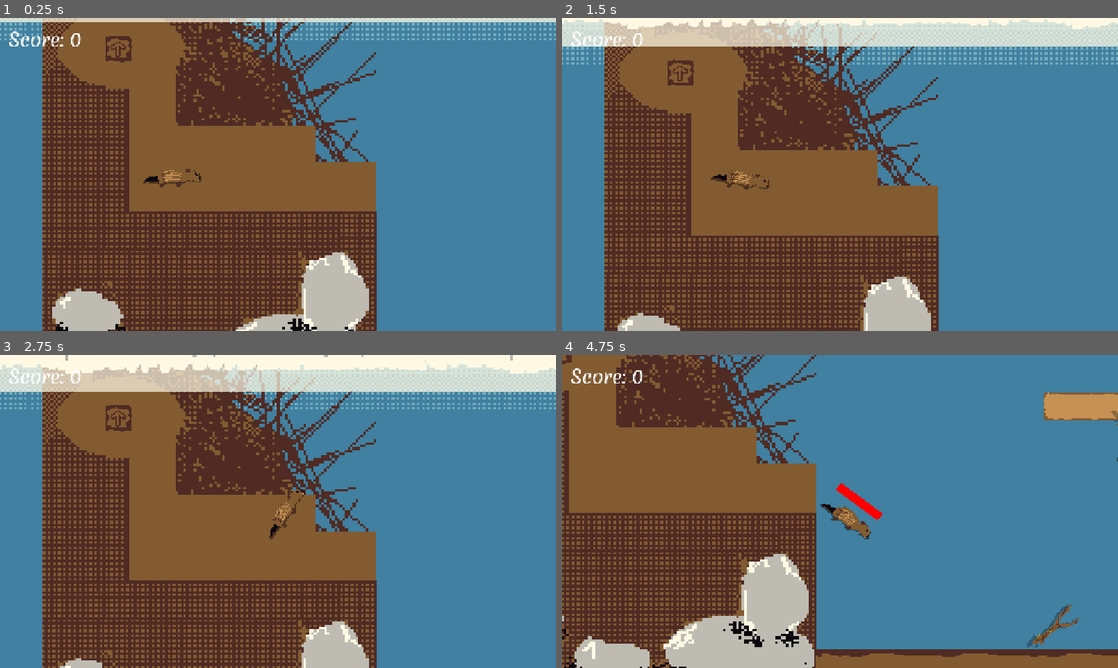
Above: before the commit, frames 1-4 (two rows, left to right).
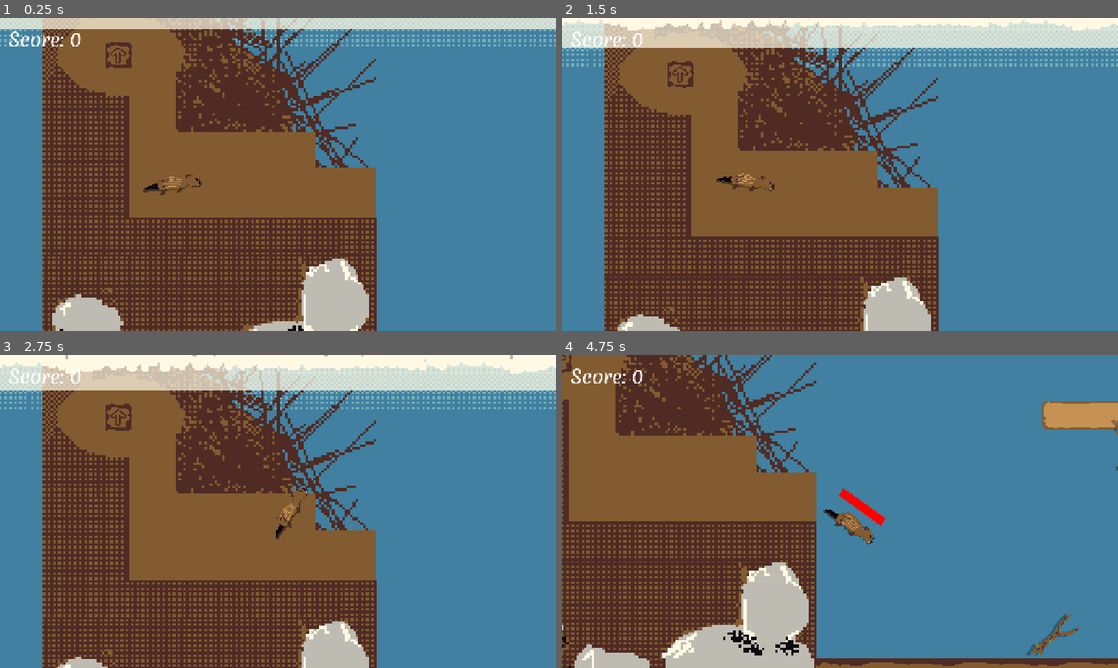
Above: after the commit, the same moments.

Repository: Joey451-OG/5499-Project-1
Game: Godot game, scene res://Scenes/main.tscn
Same seed, same stepped clock (60 frames per second), same inputs: the game is played once before the commit and once after it.
Inputs (mouse positions are in pixels of both pictures, inside the frame that each line leads up to):
- Up to frame 1 (0.25 s): no input
- Up to frame 2 (1.5 s): drag from (678, 46) to (739, 174) at 0.52 s; drag from (728, 190) to (1051, 205) at 1.27 s
- Up to frame 3 (2.75 s): move the mouse to (333, 442) at 2.02 s; hold Space (swim) from 2.03 s (still down); click (333, 442) at 2.17 s
- Up to frame 4 (4.75 s): release Space (swim) at 2.75 s; drag from (812, 574) to (1051, 542) at 2.77 s; move the mouse to (1006, 558) at 3.52 s; hold Space (swim) 3.53-4.25 s; click (1006, 558) at 3.67 s; drag from (673, 464) to (1040, 658) at 4.27 s

The runs differ from the first frame. In frame 1, 16% of the frame differs, in the area x 0-100%, y 0-100%; in frame 2, 11%; in frame 3, 5.5%; in frame 4, 16%.

Commit message:
Fixed jittery player movement
Moved player roation to _process()
Enabled physics interpilation in project settings

Diff:
--- a/Scripts/gdscript/player.gd
+++ b/Scripts/gdscript/player.gd
@@ -15,6 +15,11 @@
 @onready var interacting_hit_box: Area2D = $interactingHitBox
 
 func _process(delta: float) -> void:
+
+	#print(sprite.get_rect().has_point(to_local(get_global_mouse_position())))
+	if not sprite.get_rect().has_point(to_local(get_global_mouse_position())):
+		look_at(get_global_mouse_position())
+
 	if pickup != null:
 		pickup.global_position = item_pivot.global_position
 
@@ -42,9 +47,6 @@
 func _physics_process(delta: float) -> void:
 	# Add the gravity.
 
-	#print(sprite.get_rect().has_point(to_local(get_global_mouse_position())))
-	if not sprite.get_rect().has_point(to_local(get_global_mouse_position())):
-		look_at(get_global_mouse_position())
 
 	velocity = transform.x * Input.get_action_strength("swim") * SPEED
 	if Globals.current_abilities["speed"]:
--- a/Scripts/gdscript/upgrade_station.gd
+++ b/Scripts/gdscript/upgrade_station.gd
@@ -13,7 +13,7 @@
 
 func start_indicator():
 	for key in ability_unlock_sticks.keys():
-		if Globals.points >= ability_unlock_sticks[key]:
+		if Globals.points >= ability_unlock_sticks[key] and !Globals.current_abilities[key]:
 			animated_sprite_2d.play("indicating")
 			continue
 
--- a/project.godot
+++ b/project.godot
@@ -44,6 +44,7 @@
 [physics]
 
 3d/physics_engine="Jolt Physics"
+common/physics_interpolation=true
 
 [rendering]
 
